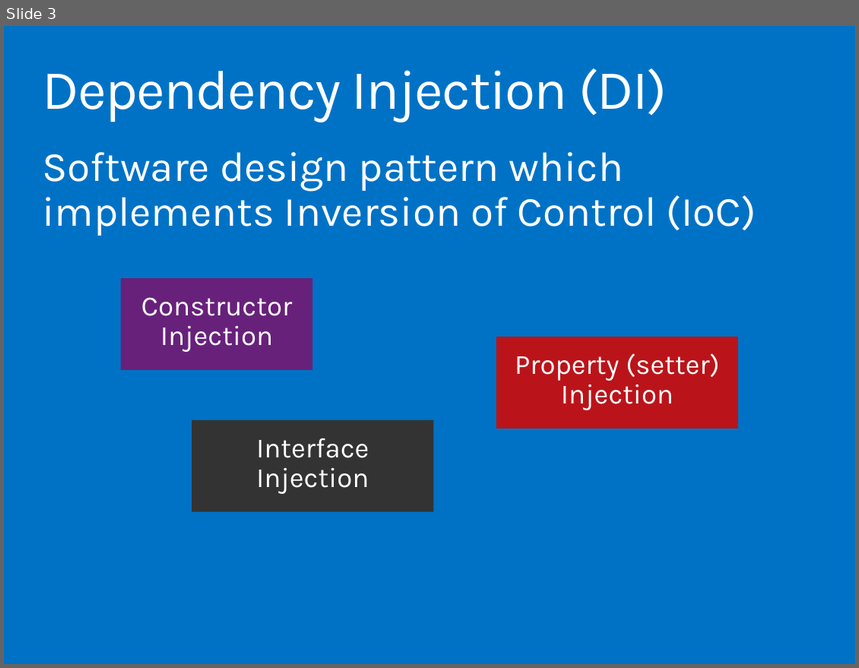
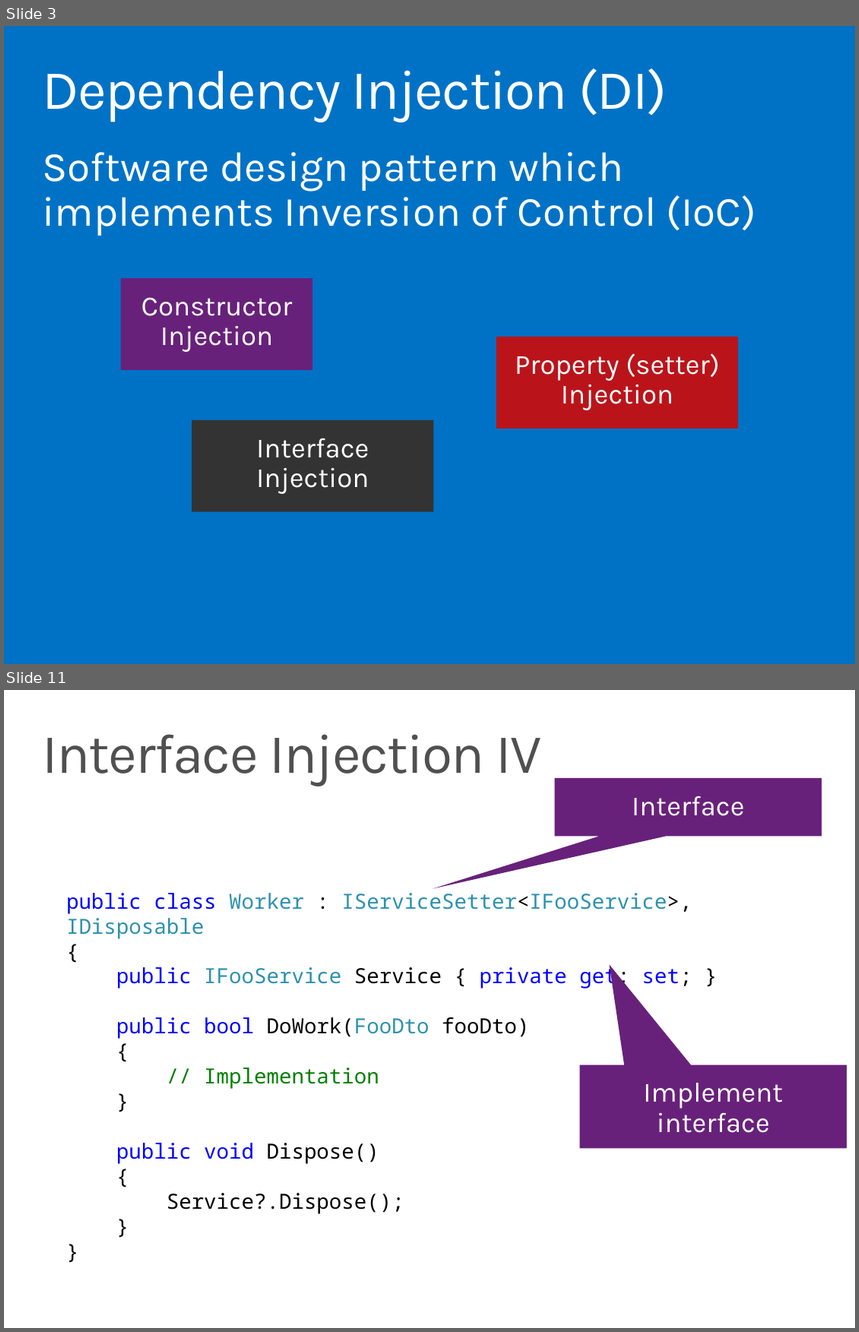
Before and after one commit to ondfisk/BDSA2016, a slide deck: Slides/Lecture05.pptx. Shown one above the other, each under a label of ours: slide 3 before the commit, slides 3 and 11 after it; the slides between them are not shown. The pictures are 859x668 and 859x1332 pixels, drawn with LibreOffice and Linux fonts; fonts in the diff are those of the drawing. Boxes give left, top, right and bottom in pixels: in the first picture for what was removed or moved away, otherwise in the second. Text is boxed around its words. In the diff, an @@ line names an element or a change of style, - is before the commit and + after.

Commit message:
DI demonstration classes

```diff
--- a/Slides/Lecture05.pptx
+++ b/Slides/Lecture05.pptx
@@ slide 11 added at bbox=[4, 690, 855, 1328], background #FFFFFF @@
@@ title added at bbox=[42, 734, 541, 786], 48 pt, text #505050 @@
+Interface Injection IV
@@ speech box added at bbox=[555, 778, 822, 837], fill #68217A, 24 pt, text #FFFFFF @@
+Interface
@@ text added at bbox=[66, 893, 693, 1214], 18 pt, text #000000 @@
+public class Worker : IServiceSetter<IFooService>, IDisposable
+{
+public IFooService Service { private get; set; }
+public bool DoWork(FooDto fooDto)
+{
+// Implementation
+}
+public void Dispose()
+{
+Service?.Dispose();
+}
+}
@@ speech box added at bbox=[580, 1065, 847, 1149], fill #68217A, 24 pt, text #FFFFFF @@
+Implement interface
```
Also in this commit, not shown: 1 slide changed, 17 other slides added, 1 slide removed, 14 other files.
